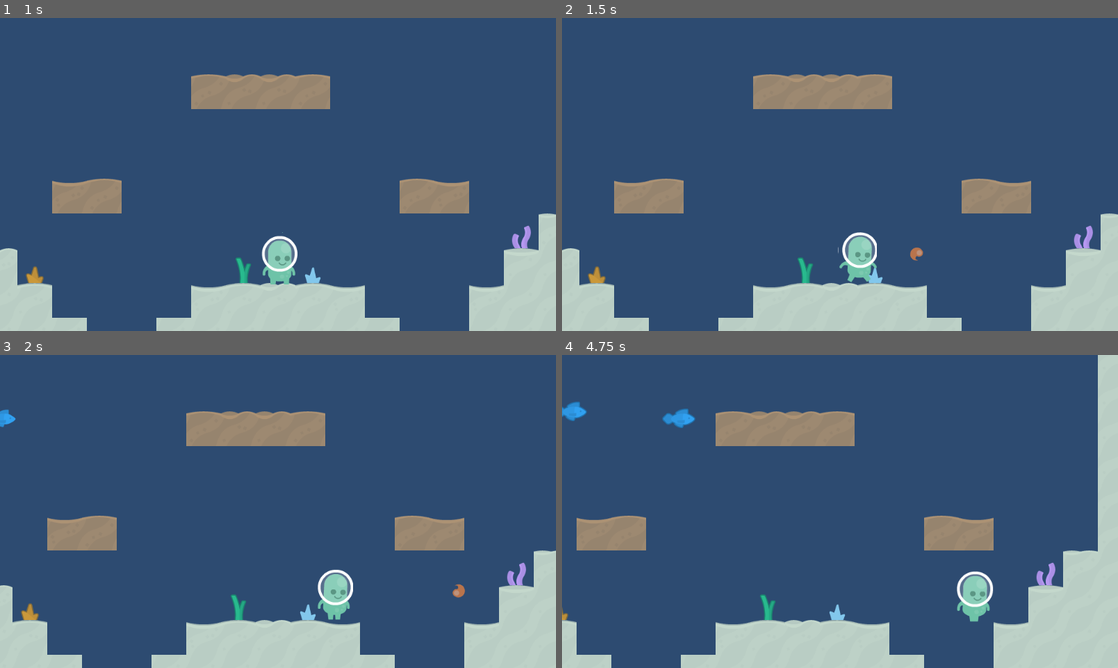
Above: before the commit, frames 1-4 (two rows, left to right).
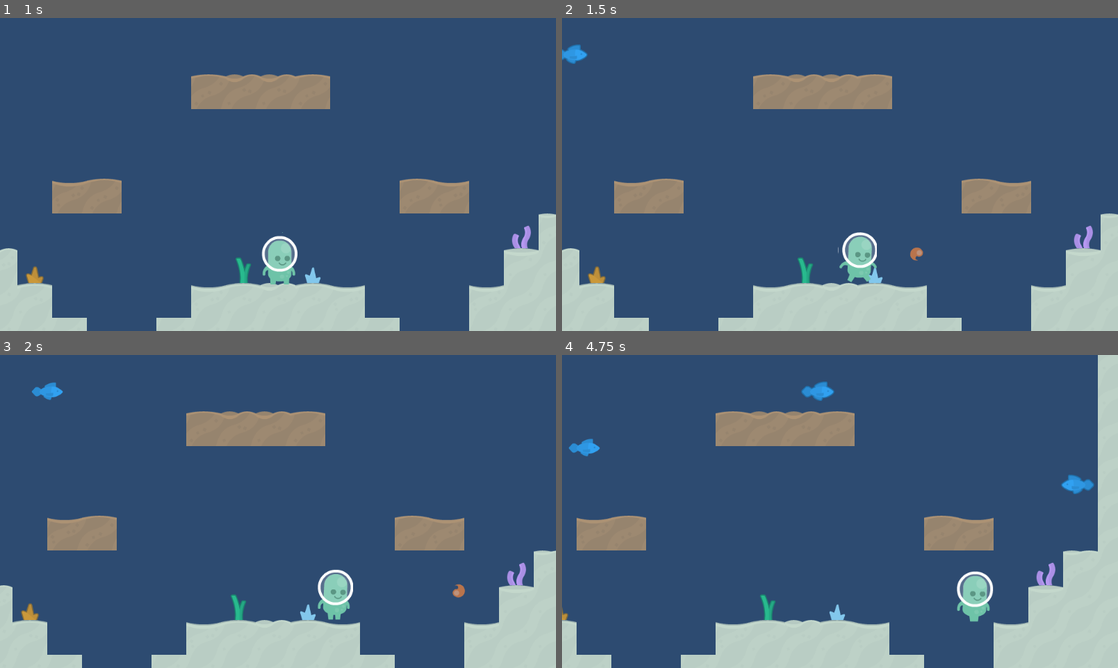
Above: after the commit, the same moments.

Repository: cpvanlue/dive-bug
Game: Godot game, scene res://MainMenu/MainMenu.tscn
Same seed, same stepped clock (60 frames per second), same inputs: the game is played once before the commit and once after it.
Inputs:
- Up to frame 1 (1 s): click "Play" at 0.5 s
- Up to frame 2 (1.5 s): tap Enter (shoot) at 1.25, 1.35 s; hold D (right) from 1.28 s (still down)
- Up to frame 3 (2 s): keep holding D (right)
- Up to frame 4 (4.75 s): tap Shift (sprint) at 2.1 s; release D (right) at 2.78 s; hold A (left) 2.78-3.53 s; tap Space (swim) at 2.85 s; hold D (right) from 3.53 s (still down); tap Enter (shoot) at 3.6 s; hold Shift (sprint) from 4.28 s (still down)

Frame 1 is identical in both runs. In frame 2, 0.2% of the frame differs, in the area x 0-5%, y 8-15%; in frame 3, 0.3%; in frame 4, 1.0%, in the area x 0-96%, y 8-45%.

Commit message:
Add progressive difficulty to game and utilize Player's health attribute

Diff:
--- a/Enemy/Enemy.gd
+++ b/Enemy/Enemy.gd
@@ -1,14 +1,17 @@
 extends KinematicBody2D
 
 
-export var speed := 100
+export var speed := 150.0
 
+var minSpeed := 75.0
+var maxSpeed := 200.0
 var health := 1
 var velocity := Vector2.ZERO
-var height := randi() % 640
+var height := rand_range(0, 640)
 var dir := true
 
 func _init() -> void:
+	speed = rand_range(minSpeed, maxSpeed)
 	if randi() % 2:
 		dir = false
 	if dir:
--- a/Level/Level.gd
+++ b/Level/Level.gd
@@ -4,9 +4,13 @@
 signal player_eliminated
 
 var spawning := true
-
+var difficultyIncreasing := true
+var spawnInterval := 2.0
+var minEnemySpeed := 200.0
+var maxEnemySpeed := 75.0
 
 func _process(_delta: float) -> void:
+	difficultyIncrease()
 	if spawning:
 		var enemy = preload("res://Enemy/Enemy.tscn").instance()
 		if !enemy.dir:
@@ -38,5 +42,13 @@
 
 func spawnTimer() -> void:
 	spawning = false
-	$EnemySpawnTimer.start(2); yield($EnemySpawnTimer, "timeout")
+	$EnemySpawnTimer.start(spawnInterval); yield($EnemySpawnTimer, "timeout")
 	spawning = true
+
+
+func difficultyIncrease() -> void:
+	if difficultyIncreasing:
+		difficultyIncreasing = false
+		spawnInterval = spawnInterval * 0.95
+		$DifficultyTimer.start(5); yield($DifficultyTimer, "timeout")
+		difficultyIncreasing = true
--- a/Level/Level.tscn
+++ b/Level/Level.tscn
@@ -1521,6 +1521,8 @@
 
 [node name="EnemySpawnTimer" type="Timer" parent="."]
 
+[node name="DifficultyTimer" type="Timer" parent="."]
+
 [connection signal="body_entered" from="KillZone" to="." method="_on_KillZone_body_entered"]
 [connection signal="body_entered" from="LEnemyKillZone" to="." method="_on_KillZone_body_entered"]
 [connection signal="body_entered" from="REnemyKillZone" to="." method="_on_KillZone_body_entered"]
--- a/Player/Player.gd
+++ b/Player/Player.gd
@@ -12,10 +12,12 @@
 
 
 func _ready() -> void:
-	health = 100
+	health = 3
 
 
 func _physics_process(delta: float) -> void:
+	if health == 0:
+		self.queue_free()
 	velocity.y = clamp(velocity.y, -250, 150)
 	_set_direction()
 	_check_abilities(delta)
@@ -26,6 +28,9 @@
 		if "Enemy" in get_slide_collision(i).collider.name and !immunity:
 			print("I have collided with an enemy. Immune for 3 seconds.")
 			_immunityTimer()
+			health -= 1
+			print(health)
+
 	if velocity.y > gravity:
 		velocity.y = gravity
 	velocity.x = lerp(velocity.x, 0, 0.25)
